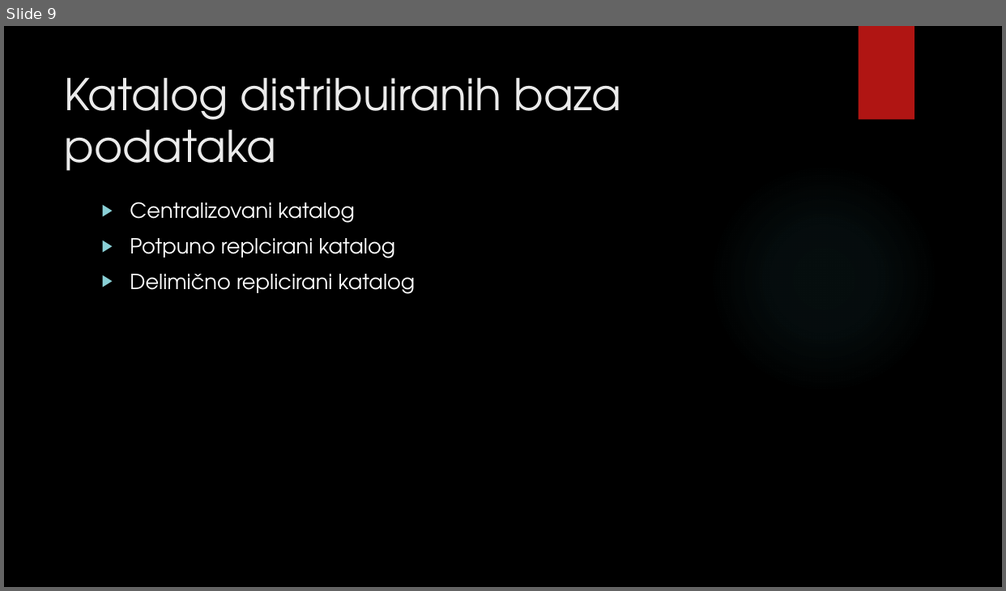
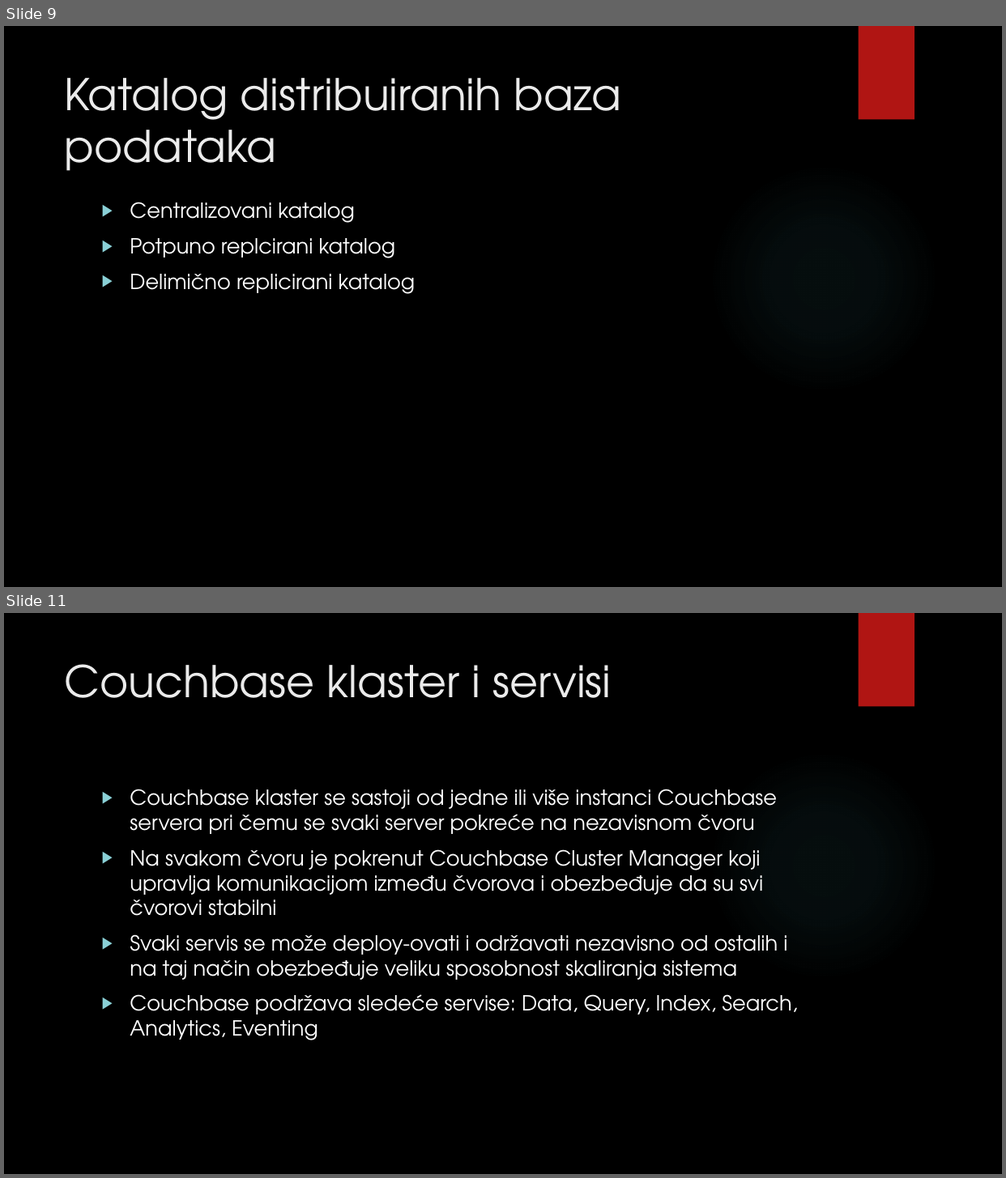
Before and after one commit to Rista5/DBMS, a slide deck: Distribuirane baze/Distribuirane baze podataka.pptx. Shown one above the other, each under a label of ours: slide 9 before the commit, slides 9 and 11 after it; the slides between them are not shown. The pictures are 1006x591 and 1006x1178 pixels, drawn with LibreOffice and Linux fonts; fonts in the diff are those of the drawing; background and template pictures are left out. Boxes give left, top, right and bottom in pixels: in the first picture for what was removed or moved away, otherwise in the second. Text is boxed around its words. In the diff, an @@ line names an element or a change of style, - is before the commit and + after.

```diff
--- a/Distribuirane baze/Distribuirane baze podataka.pptx
+++ b/Distribuirane baze/Distribuirane baze podataka.pptx
@@ slide 11 added at [4, 613, 1002, 1174], background picture (left out); not listed: 2 template elements that a slide beside it also shows @@
@@ title added at [65, 664, 612, 698], 42 pt, text #EBEBEB @@
+Couchbase klaster i servisi
@@ text added at [130, 789, 797, 1041], 20 pt, text #FFFFFF @@
+▶ Couchbase klaster se sastoji od jedne ili više instanci Couchbase servera pri čemu se svaki server pokreće na nezavisnom čvoru
+▶ Na svakom čvoru je pokrenut Couchbase Cluster Manager koji upravlja komunikacijom između čvorova i obezbeđuje da su svi čvorovi stabilni
+▶ Svaki servis se može deploy-ovati i održavati nezavisno od ostalih i na taj način obezbeđuje veliku sposobnost skaliranja sistema
+▶ Couchbase podržava sledeće servise: Data, Query, Index, Search, Analytics, Eventing
```
Also in this commit, not shown: 1 slide changed, 11 other slides added, 2 other files.
